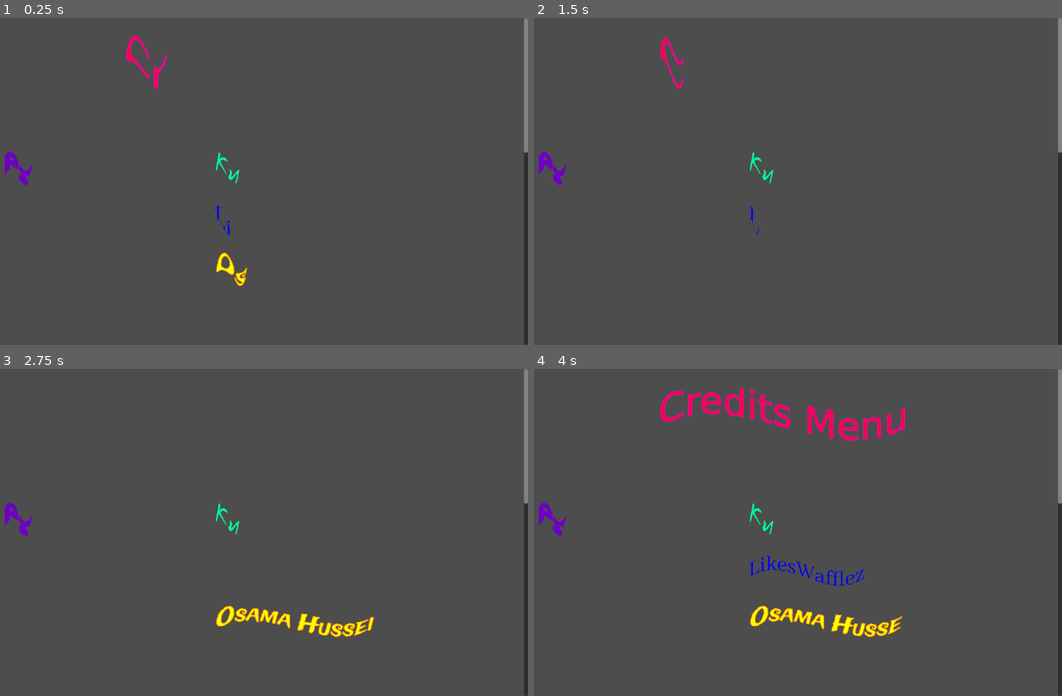
Above: before the commit, frames 1-4 (two rows, left to right).
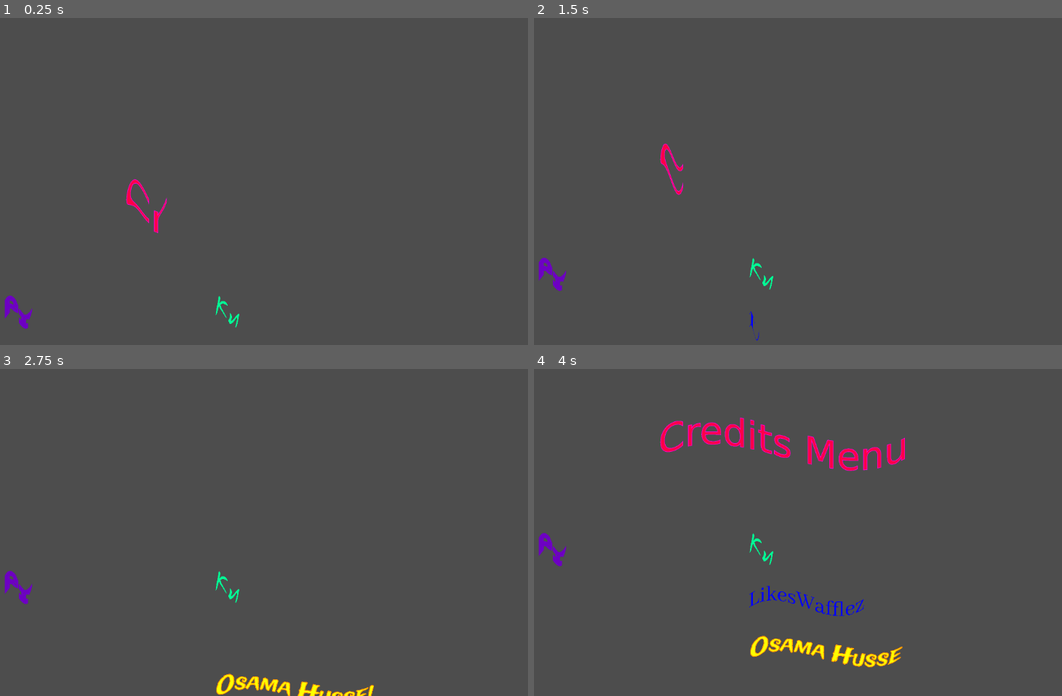
Above: after the commit, the same moments.

Repository: doggycoder456/GMTK-game-jam
Game: Godot game, scene res://Credits Menu.tscn
Same seed, same stepped clock (60 frames per second), same inputs: the game is played once before the commit and once after it. This scene is started directly instead of the project's main scene.
Inputs:
- Up to frame 1 (0.25 s): no input
- Up to frame 2 (1.5 s): hold Right (ui_right) 0.53-1.28 s; tap Space (space) at 0.6, 1.35 s; hold Down (ui_down) from 1.28 s (still down)
- Up to frame 3 (2.75 s): release Down (ui_down) at 2.03 s; hold Right (ui_right) from 2.03 s (still down); tap Space (space) at 2.1 s
- Up to frame 4 (4 s): release Right (ui_right) at 2.78 s; hold Up (ui_up) 2.78-3.53 s; tap Space (space) at 2.85, 3.6 s; hold Left (ui_left) from 3.53 s (still down)

The runs differ from the first frame. In frame 1, 2.1% of the frame differs, in the area x 0-100%, y 0-100%; in frame 2, 1.7%; in frame 3, 2.9%; in frame 4, 6.7%.

Commit message:
Auto scrolling credits work now

Diff:
--- a/Source-code/Credits Menu.gd
+++ b/Source-code/Credits Menu.gd
@@ -1,16 +1,30 @@
+class_name creditsMenu
+
 extends Node
 
+var timeToEndCredits
 
 # Called when the node enters the scene tree for the first time.
 func _ready():
-	pass # Replace with function body.
+	#pass # Replace with function body.
+
+	# Start the end credits timer to 0 first
+	timeToEndCredits = 0.0
 
 
 # Called every frame. 'delta' is the elapsed time since the previous frame.
 func _process(delta):
 	#pass
 
-	#$"ScrollContainer".scroll_vertical += 1
+	# Increment the end credits timer by delta
+	timeToEndCredits += delta
+
+	# Scroll to the bottom of the container by 1 each frame
+	$"ScrollContainer".scroll_vertical += 1
+
+	# If the end credits timer is greater than 13 seconds, transition to the main scene
+	if timeToEndCredits >= 13.0:
+		get_tree().change_scene_to_file("res://Main.tscn")
 
 	if !$"CreditsMenuTitleAnimationPlayer".is_playing():
 		$"CreditsMenuTitleAnimationPlayer".play("Credits Menu Title Animation")
--- a/Source-code/Credits Menu.tscn
+++ b/Source-code/Credits Menu.tscn
@@ -465,82 +465,71 @@
 grow_horizontal = 2
 grow_vertical = 2
 horizontal_scroll_mode = 3
+vertical_scroll_mode = 3
 
 [node name="VBoxContainer" type="VBoxContainer" parent="ScrollContainer"]
-custom_minimum_size = Vector2(1152, 1600)
+custom_minimum_size = Vector2(1152, 2400)
 layout_mode = 2
 
 [node name="Control" type="Control" parent="ScrollContainer/VBoxContainer"]
 layout_mode = 2
 
 [node name="CreditsMenuTitle" type="Sprite2D" parent="ScrollContainer/VBoxContainer/Control"]
-position = Vector2(600, 100)
+position = Vector2(600, 400)
 scale = Vector2(0.5, 0.5)
 texture = ExtResource("14_8byal")
 
 [node name="ProgrammingText" type="Sprite2D" parent="ScrollContainer/VBoxContainer/Control"]
-position = Vector2(300, 300)
+position = Vector2(300, 600)
 scale = Vector2(0.3, 0.3)
 texture = ExtResource("28_ymd8d")
 
 [node name="KnightriderText" type="Sprite2D" parent="ScrollContainer/VBoxContainer/Control"]
-position = Vector2(700, 300)
+position = Vector2(700, 600)
 scale = Vector2(0.3, 0.3)
 texture = ExtResource("41_6h050")
 
 [node name="LikesWafflezText" type="Sprite2D" parent="ScrollContainer/VBoxContainer/Control"]
-position = Vector2(700, 400)
+position = Vector2(700, 700)
 scale = Vector2(0.3, 0.3)
 texture = ExtResource("55_mdxcp")
 
 [node name="OsamaHusseinText" type="Sprite2D" parent="ScrollContainer/VBoxContainer/Control"]
-position = Vector2(720, 500)
+position = Vector2(720, 800)
 scale = Vector2(0.3, 0.3)
 texture = ExtResource("70_om0t4")
 
 [node name="ArtDesignText" type="Sprite2D" parent="ScrollContainer/VBoxContainer/Control"]
-position = Vector2(300, 700)
+position = Vector2(300, 1000)
 scale = Vector2(0.3, 0.3)
 texture = ExtResource("82_rer31")
 
 [node name="DebaText" type="Sprite2D" parent="ScrollContainer/VBoxContainer/Control"]
-position = Vector2(600, 725)
+position = Vector2(600, 1025)
 scale = Vector2(0.3, 0.3)
 texture = ExtResource("88_rbxts")
 
 [node name="JasonNText" type="Sprite2D" parent="ScrollContainer/VBoxContainer/Control"]
-position = Vector2(675, 825)
+position = Vector2(675, 1125)
 scale = Vector2(0.3, 0.3)
 texture = ExtResource("97_slwlp")
 
 [node name="MusicComposerText" type="Sprite2D" parent="ScrollContainer/VBoxContainer/Control"]
-position = Vector2(300, 1100)
+position = Vector2(300, 1400)
 scale = Vector2(0.3, 0.3)
 texture = ExtResource("113_xyj5u")
 
 [node name="RubenSkylineText" type="Sprite2D" parent="ScrollContainer/VBoxContainer/Control"]
-position = Vector2(700, 1100)
+position = Vector2(700, 1400)
 scale = Vector2(0.3, 0.3)
 texture = ExtResource("128_lqs3n")
 
 [node name="SFXComposerText" type="Sprite2D" parent="ScrollContainer/VBoxContainer/Control"]
-position = Vector2(300, 1400)
+position = Vector2(300, 1700)
 scale = Vector2(0.3, 0.3)
 texture = ExtResource("142_5jpb0")
 
 [node name="RubenSkylineText2" type="Sprite2D" parent="ScrollContainer/VBoxContainer/Control"]
-position = Vector2(700, 1400)
+position = Vector2(700, 1700)
 scale = Vector2(0.3, 0.3)
 texture = ExtResource("128_lqs3n")
-
-[node name="BackButton" type="Button" parent="ScrollContainer/VBoxContainer/Control"]
-layout_direction = 1
-layout_mode = 2
-offset_left = 530.0
-offset_top = 1550.0
-offset_right = 621.0
-offset_bottom = 1586.0
-size_flags_horizontal = 4
-size_flags_vertical = 0
-theme_override_font_sizes/font_size = 20
-text = "Go back!"
--- a/Source-code/player.gd
+++ b/Source-code/player.gd
@@ -1,3 +1,5 @@
+class_name Player
+
 extends CharacterBody2D
 
 
